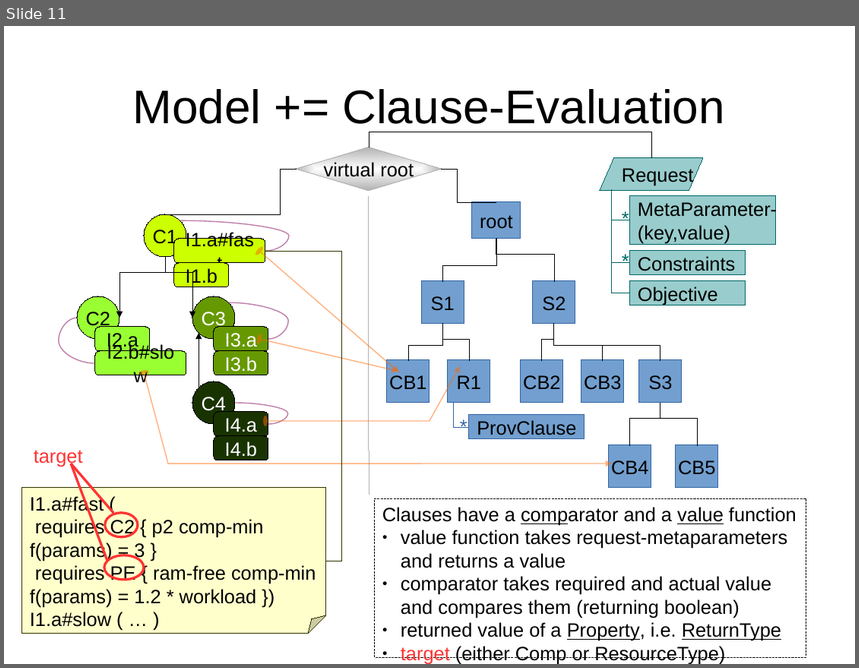
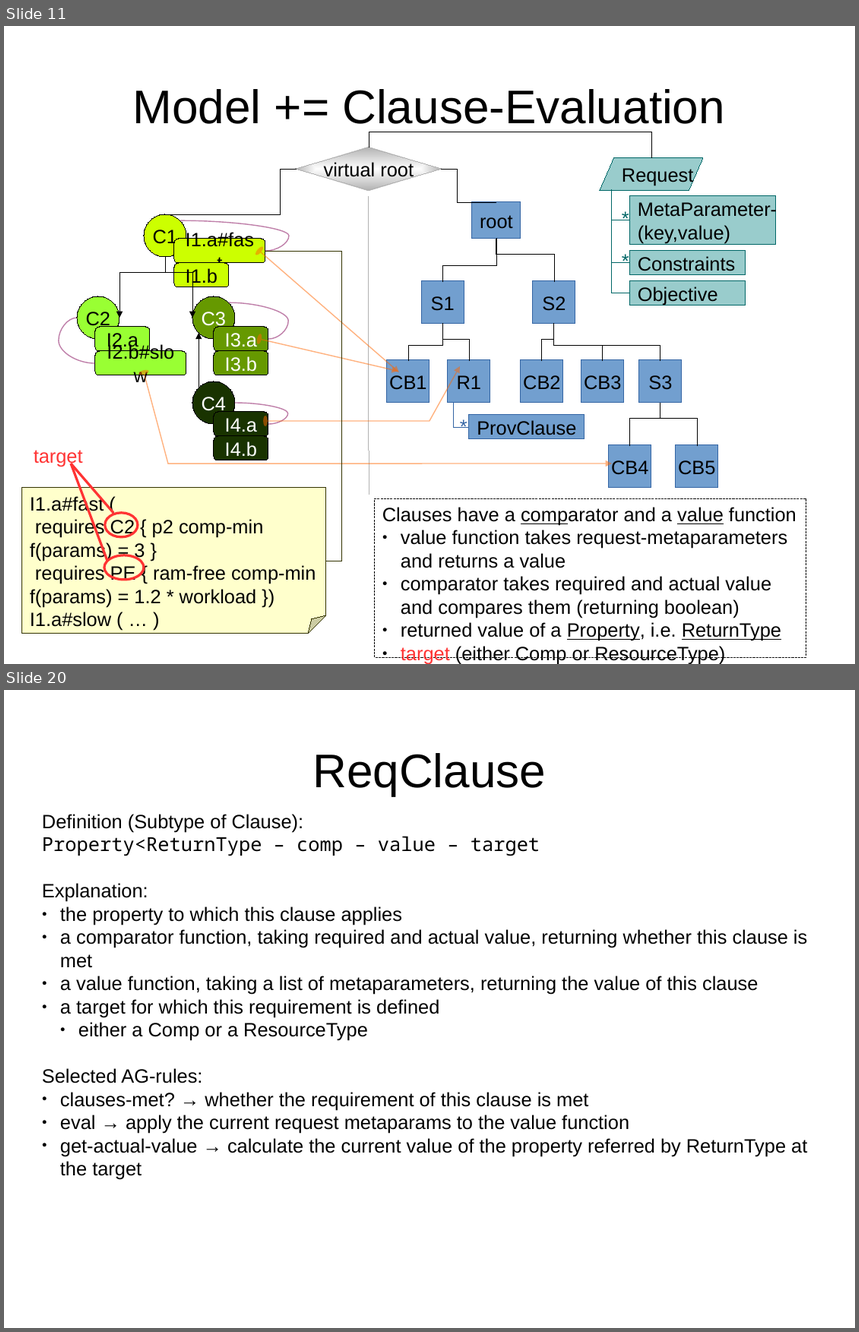
Before and after one commit to rene-schoene/racr-mquat, a slide deck: doc/the-model.odp. Shown one above the other, each under a label of ours: slide 11 before the commit, slides 11 and 20 after it; the slides between them are not shown. The pictures are 859x668 and 859x1332 pixels, drawn with LibreOffice and Linux fonts; fonts in the diff are those of the drawing. Boxes give left, top, right and bottom in pixels: in the first picture for what was removed or moved away, otherwise in the second. Text is boxed around its words. In the diff, an @@ line names an element or a change of style, - is before the commit and + after.

Commit message:
Begin with detailed docu of AST rules.

```diff
--- a/doc/the-model.odp
+++ b/doc/the-model.odp
@@ slide 20 added at [4, 690, 855, 1328], background #FFFFFF @@
@@ title added at [313, 753, 546, 796], 44 pt, text #000000 @@
+ReqClause
@@ text added at [42, 814, 807, 1157], 18 pt, text #000000 @@
+Definition (Subtype of Clause):
+Property<ReturnType – comp – value – target
+Explanation:
+● the property to which this clause applies
+● a comparator function, taking required and actual value, returning whether this clause is met
+● a value function, taking a list of metaparameters, returning the value of this clause
+● a target for which this requirement is defined
+  ● either a Comp or a ResourceType
+Selected AG-rules:
+● clauses-met? → whether the requirement of this clause is met
+● eval → apply the current request metaparams to the value function
+● get-actual-value → calculate the current value of the property referred by ReturnType at the target
```
Also in this commit, not shown: 15 other slides added, 1 other file.
